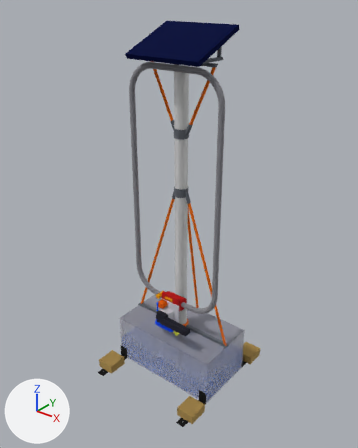
The glTF model cad/renders/unit-v3.glb, before and after one commit.
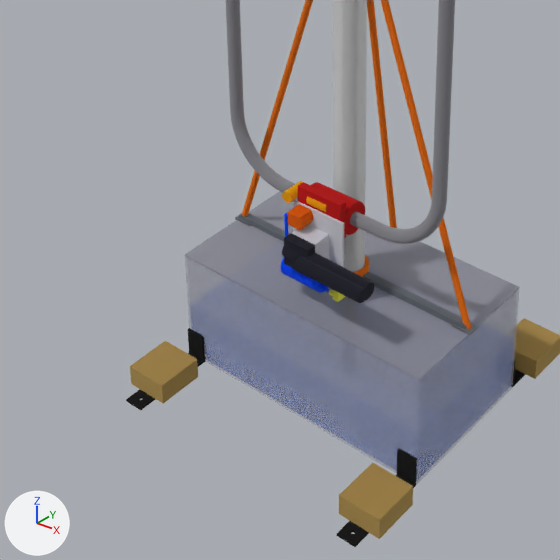
Each version appears first whole from a 50 mm camera at (1598.0, -2017.0, 2258.0) aimed at (-3.0, -16.0, 1017.0), and next in a close-up on the part from 14% to 73% of the width and 50% to 97% of the height. Lighting does not change. The marker at lower left points along +X, +Y and +Z. The last two pictures show the newer version. Where no turn or scale is listed for an object, it has been applied to the vertices.

In view in the first close-up: 'base_bar_and_lid_plates', 'cart_arm_folded', 'cart_motors_inward', 'cart_nozzle_and_parking_block', 'cart_plate_battery', 'cart_sample_tubing_coil', 'cart_sampler_pump', 'cart_sleeve_top_hand', 'fold_out_feet', 'growing_pipe', 'lid', 'lower_aframe_and_back_strut_16mm', 'sandbags', 'tank', 'track_loop' and 1 more.
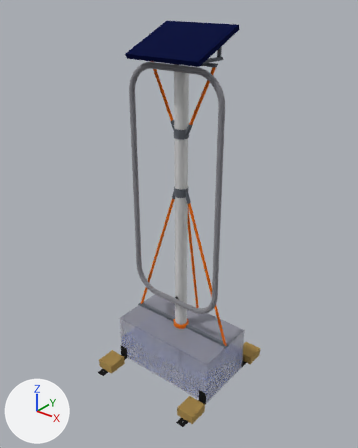
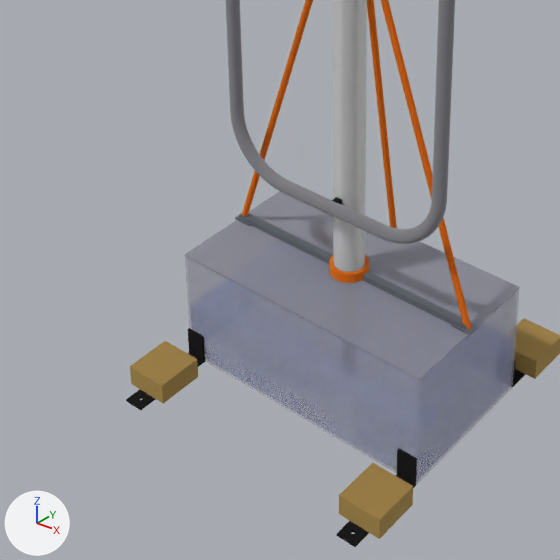
Diff of the bpy script that builds the scene:
```diff
--- a/cad/renders/unit-v3.glb.py
+++ b/cad/renders/unit-v3.glb.py
@@ mat_mat_8 @@
 mat_mat_8 = principled_material('mat_8')
-mat_mat_8.base_color = (0.748, 0.748, 0.787)  # white #e0e0e5
+mat_mat_8.base_color = (0.263, 0.285, 0.319)  # grey #8c9199
 mat_mat_8.metallic = 1.0
@@ me_base_bar_and_lid_plates @@
 me_base_bar_and_lid_plates.from_pydata(...)  # 48 vertices, 84 faces; spans x -355.0..355.0, y -15.0..195.0, z 304.0..319.0
-me_base_bar_and_lid_plates.materials.append(mat_mat_15)  # grey #8c9199
+me_base_bar_and_lid_plates.materials.append(mat_mat_8)  # grey #8c9199
@@ ob_cart_plate_battery @@
-ob_cart_plate_battery = bpy.data.objects.new('cart_plate_battery', me_cart_plate_battery)
-ob_cart_plate_battery.location = (0.0, 0.0, 0.0)
@@ ob_cart_sleeve_top_hand @@
-ob_cart_sleeve_top_hand = bpy.data.objects.new('cart_sleeve_top_hand', me_cart_sleeve_top_hand)
-ob_cart_sleeve_top_hand.location = (0.0, 0.0, 0.0)
@@ ob_cart_motors_inward @@
-ob_cart_motors_inward = bpy.data.objects.new('cart_motors_inward', me_cart_motors_inward)
-ob_cart_motors_inward.location = (0.0, 0.0, 0.0)
@@ ob_cart_arm_folded @@
-ob_cart_arm_folded = bpy.data.objects.new('cart_arm_folded', me_cart_arm_folded)
-ob_cart_arm_folded.location = (0.0, 0.0, 0.0)
@@ ob_cart_sampler_pump @@
-ob_cart_sampler_pump = bpy.data.objects.new('cart_sampler_pump', me_cart_sampler_pump)
-ob_cart_sampler_pump.location = (0.0, 0.0, 0.0)
@@ ob_cart_sample_tubing_coil @@
-ob_cart_sample_tubing_coil = bpy.data.objects.new('cart_sample_tubing_coil', me_cart_sample_tubing_coil)
-ob_cart_sample_tubing_coil.location = (0.0, 0.0, 0.0)
@@ ob_cart_nozzle_and_parking_block @@
-ob_cart_nozzle_and_parking_block = bpy.data.objects.new('cart_nozzle_and_parking_block', me_cart_nozzle_and_parking_block)
-ob_cart_nozzle_and_parking_block.location = (0.0, 0.0, 0.0)
```

Changed parts and their boxes (x1, y1, x2, y2) in the close-ups (560 x 560 px):
'cart_arm_folded', deleted
    before: (282, 233, 375, 303)
'cart_plate_battery', deleted
    before: (292, 200, 344, 267)
'cart_sleeve_top_hand', deleted (red)
    before: (298, 182, 365, 238)
'cart_sample_tubing_coil', deleted
    before: (281, 213, 330, 293)
'cart_sampler_pump', deleted (orange)
    before: (288, 204, 313, 230)
'cart_motors_inward', deleted
    before: (282, 181, 326, 212)
'cart_nozzle_and_parking_block', deleted
    before: (329, 290, 345, 302)
